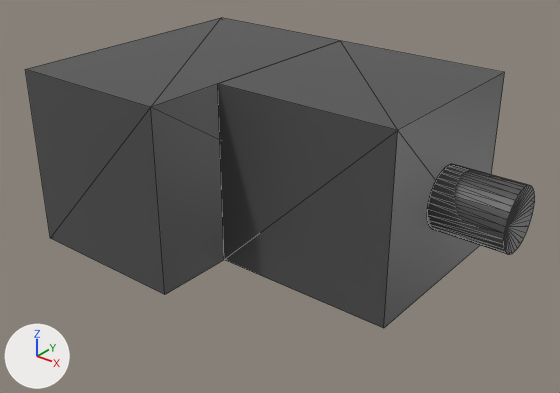
Before and after pictures for a commit that changed the COLLADA model scitos_description/meshes/pantil0_1.dae.
The view is the same before and after, from a 50 mm lens placed at (0.1374, -0.1453, 0.0989), pointed at (0.0316, -0.013, 0.0169). Lighting does not change. The marker at lower left points along +X, +Y and +Z. Mesh edges are drawn as thin lines. Where no turn or scale is listed for an object, it has been applied to the vertices.
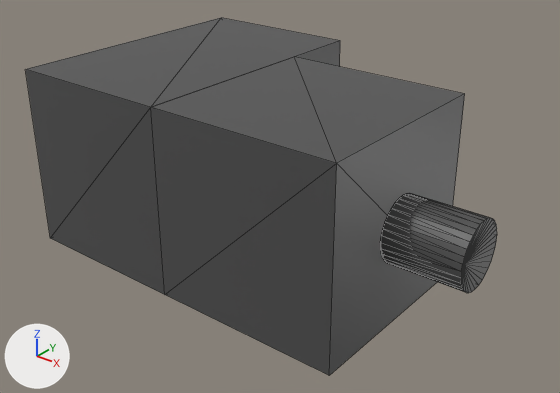
Diff of the bpy script that builds the scene:
```diff
--- a/scitos_description/meshes/pantil0_1.dae.py
+++ b/scitos_description/meshes/pantil0_1.dae.py
@@ ob_cube_001 @@
 ob_cube_001 = bpy.data.objects.new('Cube_001', me_cube)
-ob_cube_001.location = (0.0449, 0.0013, 0.0229)
+ob_cube_001.location = (0.0449, -0.019, 0.0229)
@@ ob_cylinder @@
 ob_cylinder = bpy.data.objects.new('Cylinder', me_cylinder)
-ob_cylinder.location = (0.0771, 0.0, 0.0229)
+ob_cylinder.location = (0.0771, -0.019, 0.0229)
```

Where the change shows, as pixel boxes [x1, y1, x2, y2] in the pictures (560 x 393 px):
'Cube_001', moved
    before: [218, 41, 505, 328]
    after: [151, 57, 465, 375]
'Cylinder', moved
    before: [427, 164, 535, 254]
    after: [380, 193, 497, 293]
